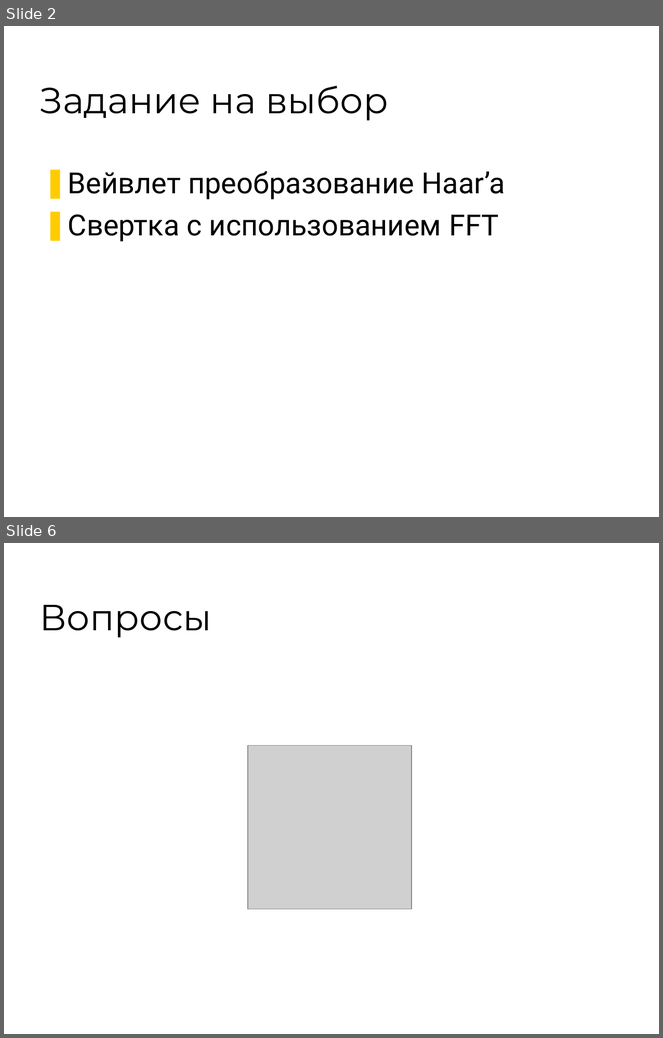
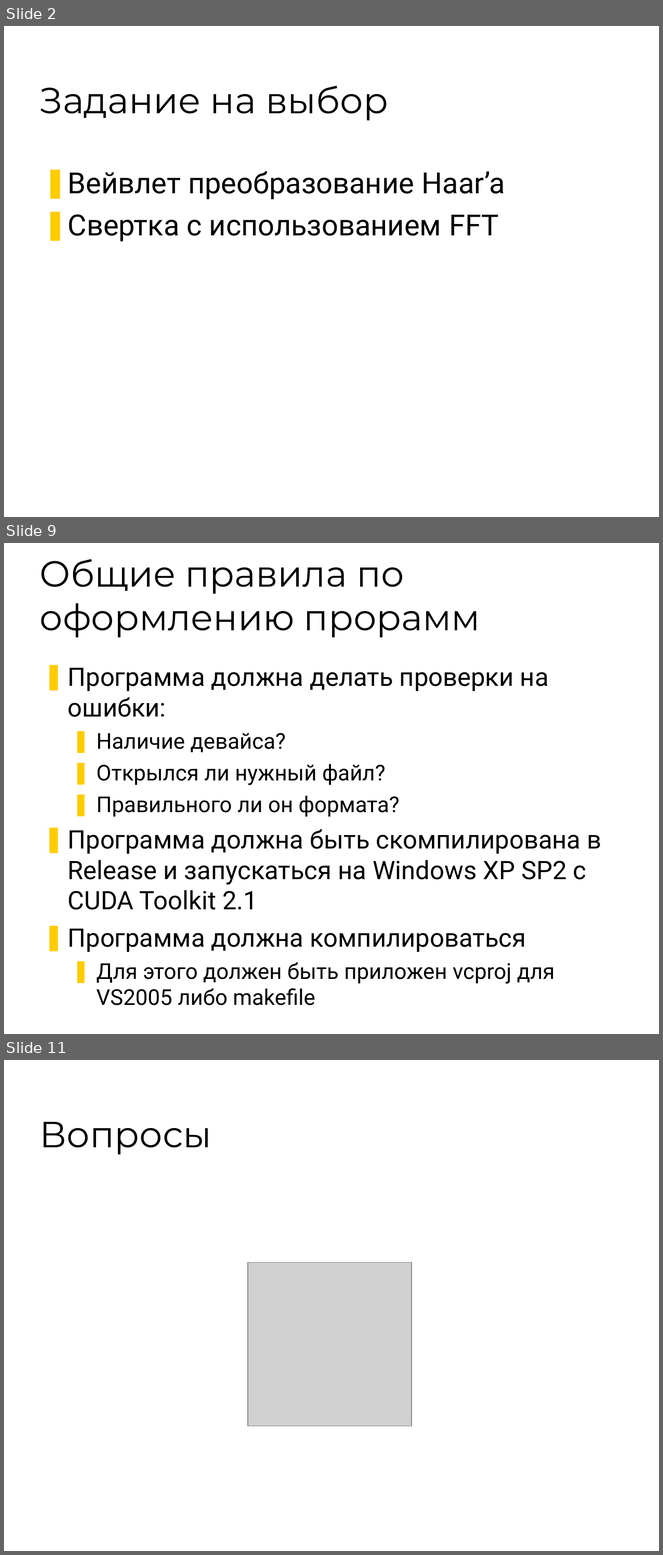
Before and after one commit to 7633/msu-cuda-course, a slide deck: Assignments/2/Assignment - 2.ppt. Shown one above the other, each under a label of ours: slides 2 and 6 before the commit, slides 2, 9 and 11 after it; the slides between them are not shown. The pictures are 663x1038 and 663x1555 pixels, drawn with LibreOffice and Linux fonts; fonts in the diff are those of the drawing; grey boxes stand for pictures; background and template pictures are left out. Boxes give left, top, right and bottom in pixels: in the first picture for what was removed or moved away, otherwise in the second. Text is boxed around its words. In the diff, an @@ line names an element or a change of style, - is before the commit and + after.

```diff
--- a/Assignments/2/Assignment - 2.ppt
+++ b/Assignments/2/Assignment - 2.ppt
@@ slide 9 added at (4, 543, 659, 1034), background #FFFFFF @@
@@ title added at (40, 559, 480, 638), 40 pt, text #000000 @@
+Общие правила по оформлению прорамм
@@ text added at (68, 668, 602, 1006), 28 pt, text #000000 @@
+  ❚ Программа должна делать проверки на ошибки:
+    ❚ Наличие девайса?
+    ❚ Открылся ли нужный файл?
+    ❚ Правильного ли он формата?
+  ❚ Программа должна быть скомпилирована в Release и запускаться на Windows XP SP2 с CUDA Toolkit 2.1
+  ❚ Программа должна компилироваться
+    ❚ Для этого должен быть приложен vcproj для VS2005 либо makefile
@@ what was slide 6 is now slide 11 @@
```
Also in this commit, not shown: 1 slide changed, 6 other slides added, 2 slides removed.
